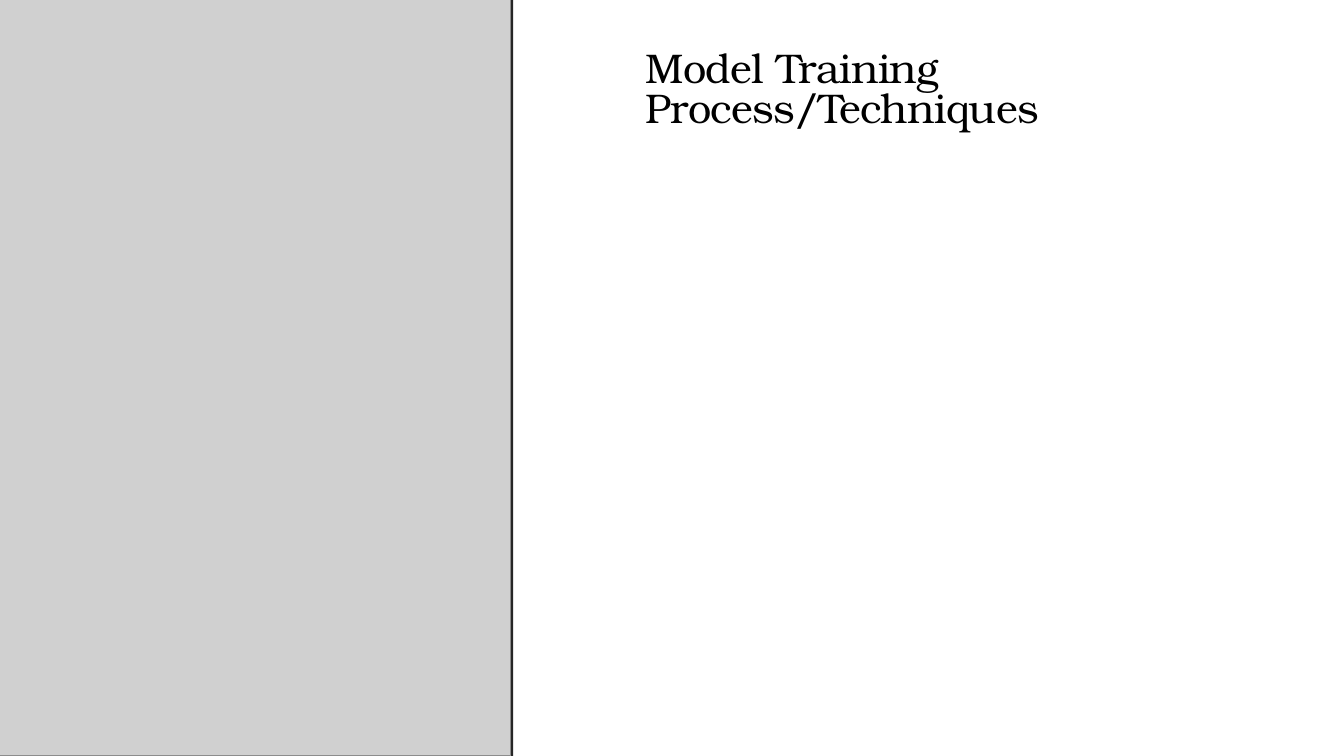
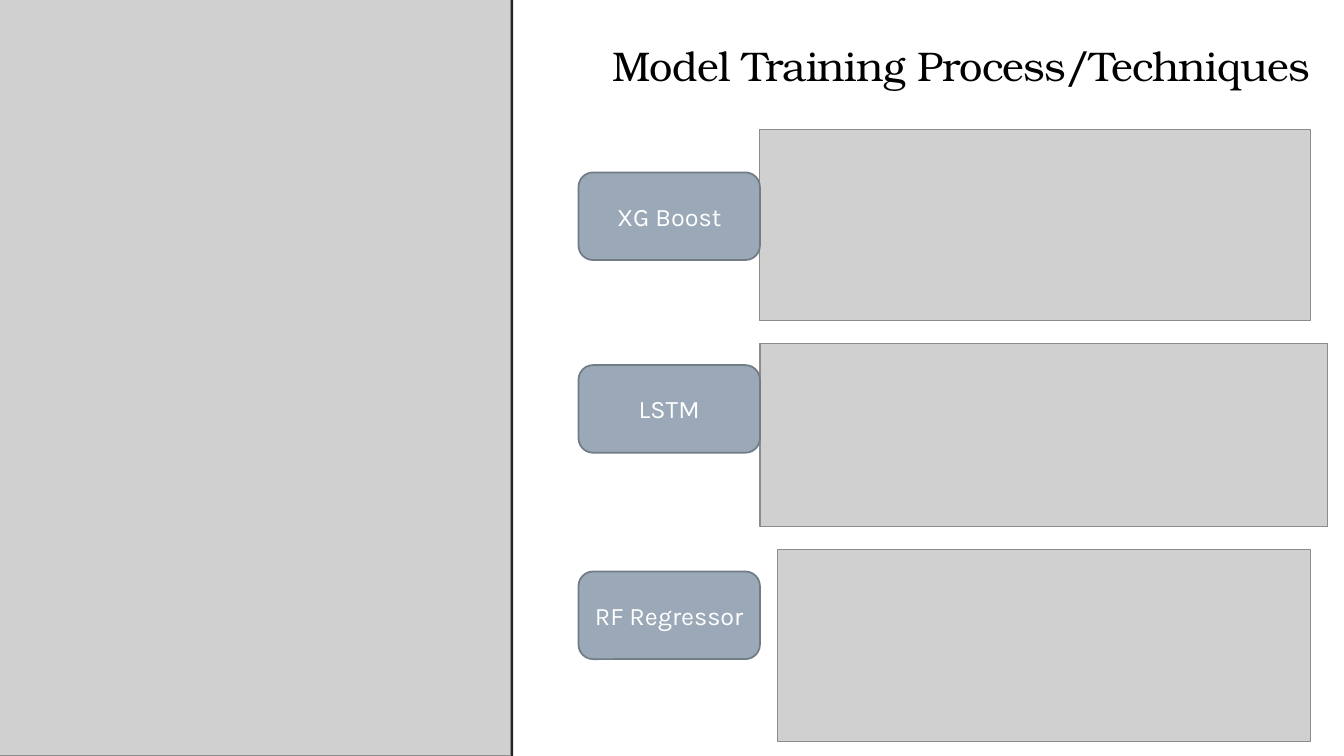
Before and after one commit to you915/Sentiment-Analysis-of-Twitter-Data-for-predicting-Apple-stock-price, a slide deck: slide 6 of Project 2 - Group 4.pptx. Drawn at 1344x756 pixels with LibreOffice and Linux fonts; fonts in the diff are those of the drawing; grey boxes stand for pictures. Boxes give left, top, right and bottom in pixels: in the first picture for what was removed or moved away, otherwise in the second. Text is boxed around its words. In the diff, an @@ line names an element or a change of style, - is before the commit and + after.

Commit message:
added graphs for 3 models

```diff
--- a/Project 2 - Group 4.pptx
+++ b/Project 2 - Group 4.pptx
@@ text "Model Training Process/Techniques": place and size @@
-text "Model Training Process/Techniques" at (646, 53, 1039, 133)
+text "Model Training Process/Techniques" at (612, 51, 1310, 91)
@@ text "Model Training Process/Techniques" at (612, 51, 1310, 91): line spacing 0.8 to 0.9 @@
@@ picture added at (760, 129, 1311, 321) @@
@@ rounded rectangle added at (579, 172, 760, 260), fill #9BA8B7, outline #737C87 1.25 pt, 18 pt, text #FFFFFF @@
+XG Boost
@@ picture added at (760, 343, 1328, 526) @@
@@ rounded rectangle added at (579, 365, 760, 453), fill #9BA8B7, outline #737C87 1.25 pt, 18 pt, text #FFFFFF @@
+LSTM
@@ picture added at (777, 549, 1311, 741) @@
@@ rounded rectangle added at (579, 572, 760, 659), fill #9BA8B7, outline #737C87 1.25 pt, 18 pt, text #FFFFFF @@
+RF Regressor
```
Also in this commit, not shown: 1 other slide changed.
